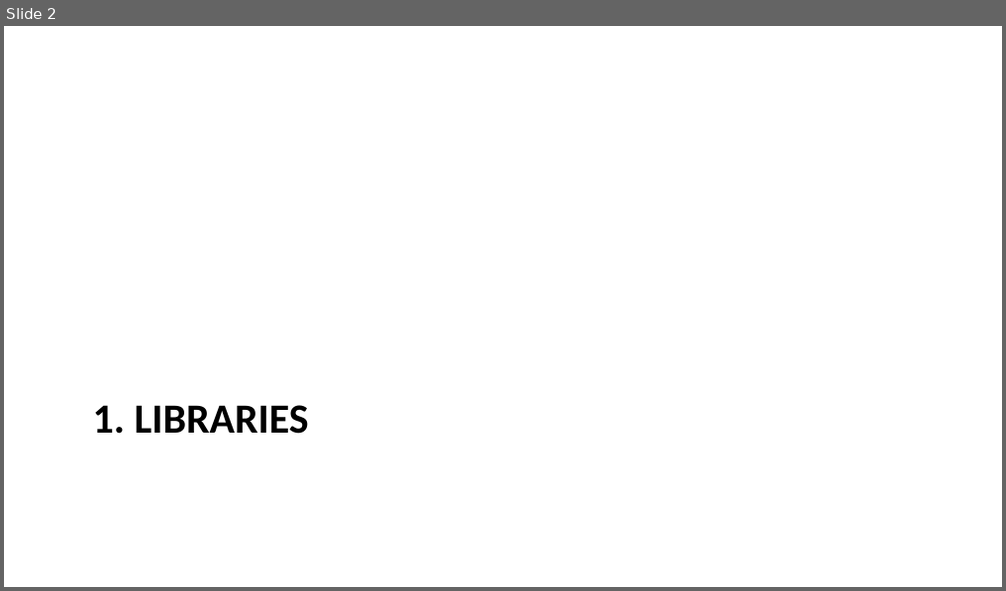
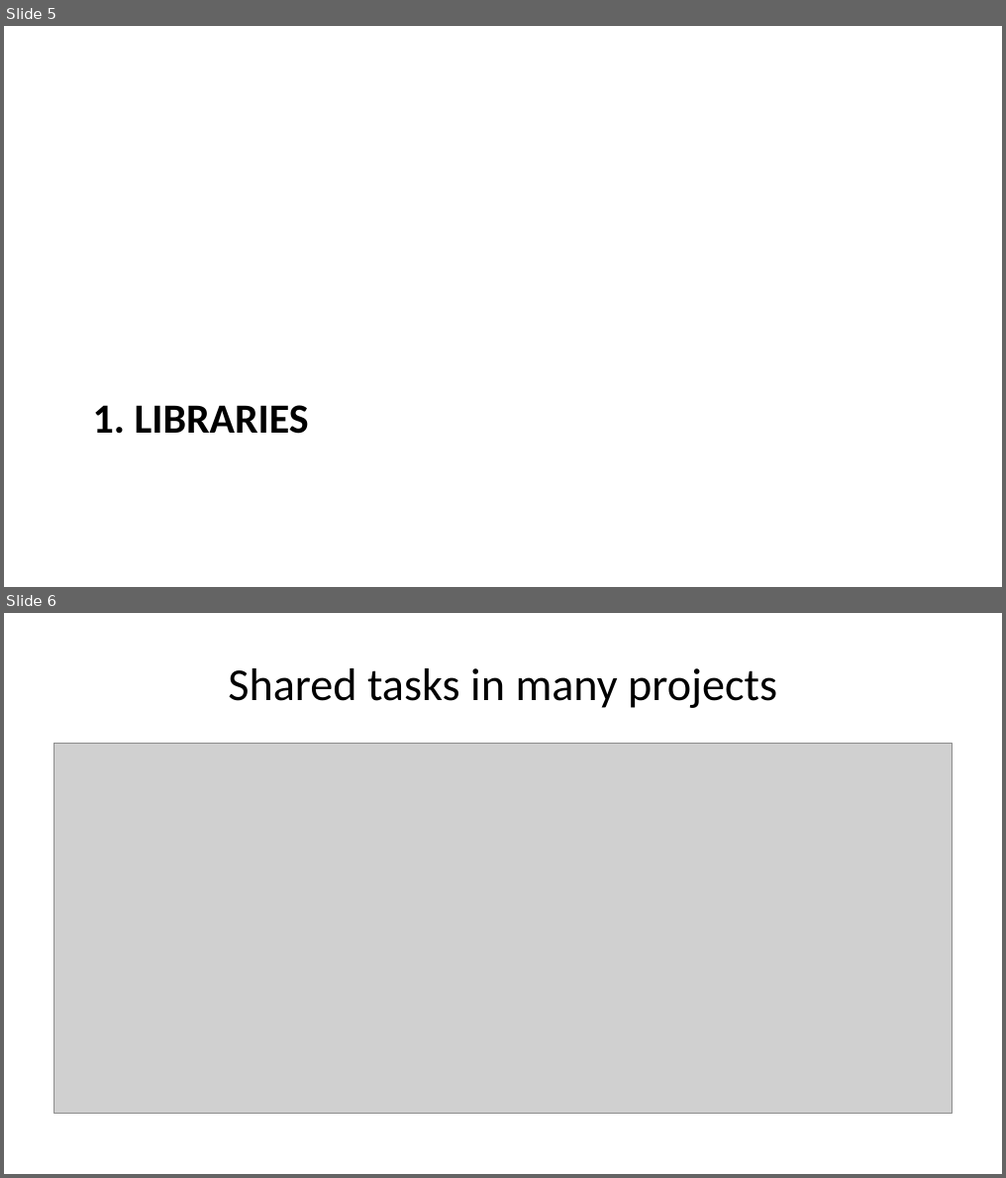
Before and after one commit to MICS-Lab/MS_SanteNum2026, a slide deck: Programming01/Session00/slides.pptx. Shown one above the other, each under a label of ours: slide 2 before the commit, slides 5 and 6 after it. The pictures are 1006x591 and 1006x1178 pixels, drawn with LibreOffice and Linux fonts; fonts in the diff are those of the drawing; grey boxes stand for pictures. Boxes give left, top, right and bottom in pixels: in the first picture for what was removed or moved away, otherwise in the second. Text is boxed around its words. In the diff, an @@ line names an element or a change of style, - is before the commit and + after.

```diff
--- a/Programming01/Session00/slides.pptx
+++ b/Programming01/Session00/slides.pptx
@@ slide 6 added at [4,613,1002,1174], background #FFFFFF @@
@@ title added at [228,668,777,708], 33 pt, text #000000 @@
+Shared tasks in many projects
@@ picture added at [54,744,952,1114] @@
@@ what was slide 2 is now slide 5 @@
```
Also in this commit, not shown: 3 other slides added, 1 other file.
